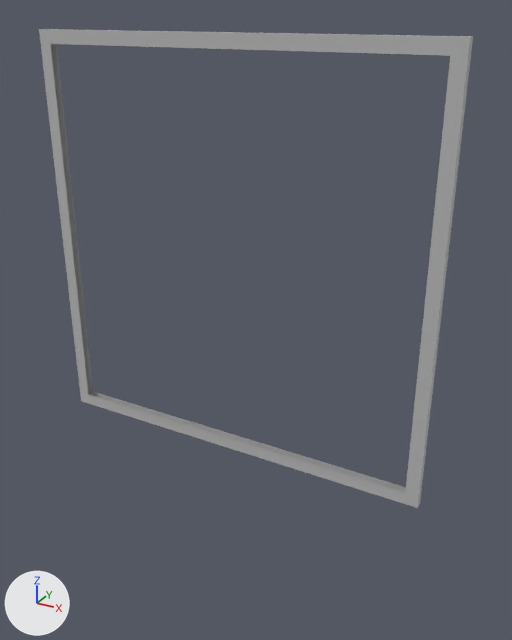
One commit to the FBX model Assets/VR_Prototyping/3D/StencilBorder.fbx: the scene before it, then after it.
Camera for both pictures: a camera (50 mm lens) standing at (0.00811, -0.01339, 0.00545) and looking at (0.00054, 0.00036, -0.00143). The lights are fixed; the arrows at lower left show +X, +Y and +Z. Where no turn or scale is listed for an object, it has been applied to the vertices.
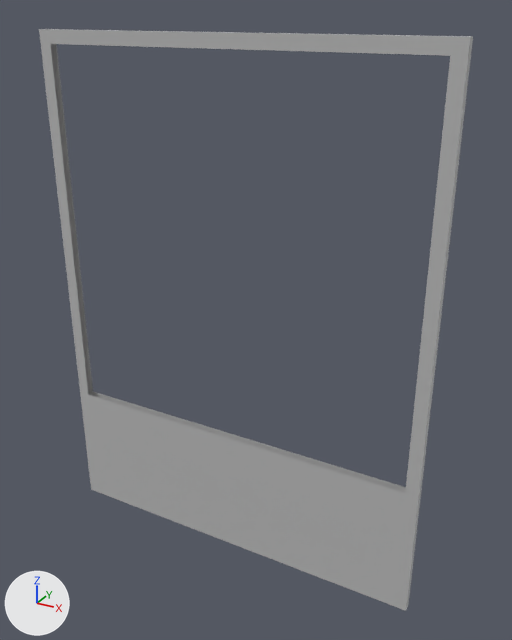
Commit message: Stencil UI

What differs and where, as boxes [x1, y1, x2, y2] in the pictures (512 x 640 px):
'pCube1', reshaped (21% taller): before [39, 29, 473, 508]; after [39, 29, 473, 611]
part 1 of me_mesh, added: after [80, 390, 421, 611]

The change in detail:
me_mesh is used by ob_pcube1; location (0.0, 0.0, 0.0).
me_mesh had 4464 vertices, 4344 faces and spanned x -0.005..0.005, y -0.0001..0.0001, z -0.005..0.005.
me_mesh now has 6704 vertices, 4344 faces and spans x -0.005..0.005, y -0.0001..0.0001, z -0.00812..0.005.
me_mesh part 1: 3329 vertices added at x -0.005..0.005, y -0.0001..0.0001, z -0.00812..-0.00797.
